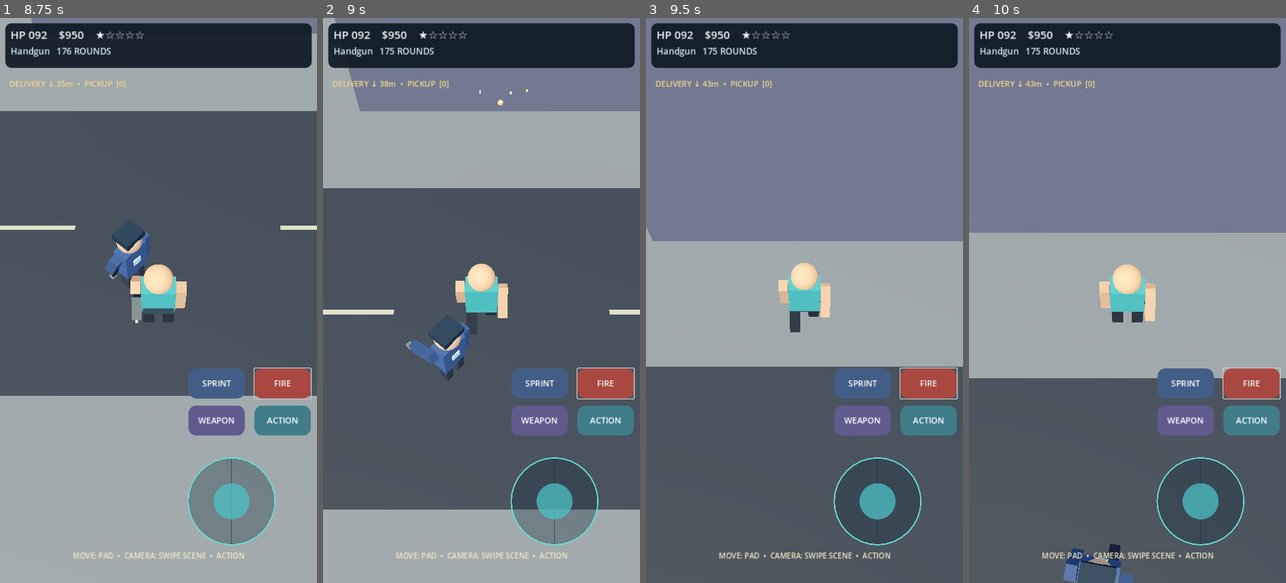
Above: before the commit, frames 1-4 (left to right).
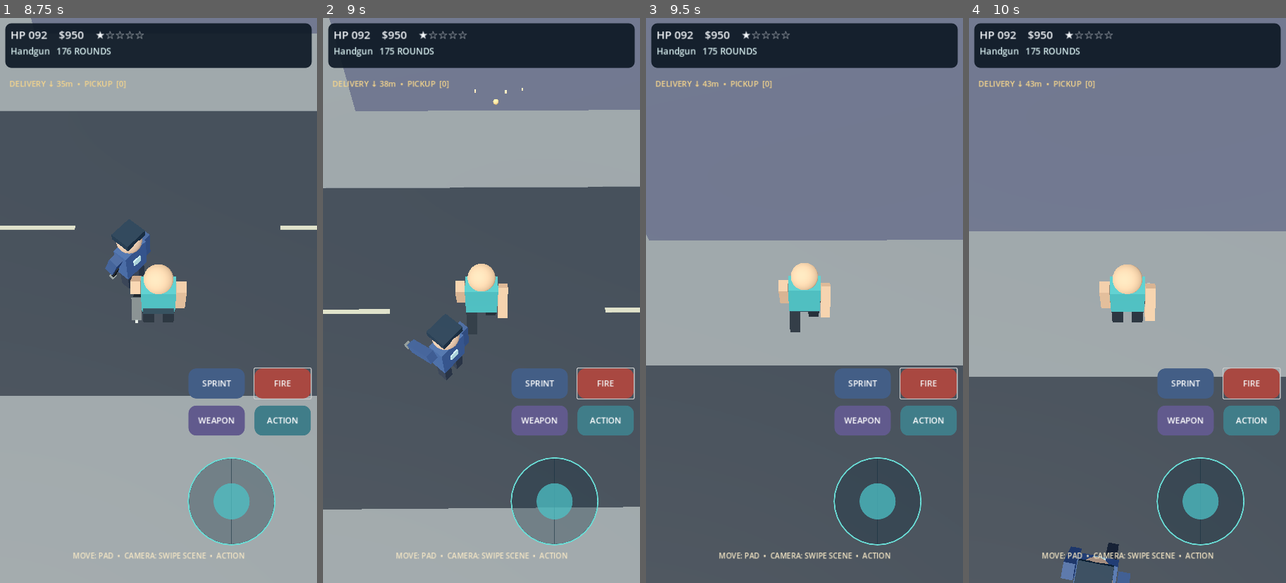
Above: after the commit, the same moments.

Repository: shejklgaia-png/Gt_a_like_game
Game: Godot game, scene res://scenes/main.tscn
Same seed, same stepped clock (60 frames per second), same inputs: the game is played once before the commit and once after it.
Inputs (mouse positions are in pixels of both pictures, inside the frame that each line leads up to):
- Up to frame 1 (8.75 s): click "FIRE" at 0.5 s; click "ACTION" at 1.25 s; click "SPRINT" at 2 s; tap Enter at 2.75 s; move the mouse to (142, 413) at 2.77 s; hold W 2.78-3.5 s; hold Shift 2.78-3.5 s; click (142, 413) at 2.92 s; tap Space at 3.02, 5.75, 7.52 s; drag from (253, 385) to (142, 413) at 3.52 s; click "SPRINT ON" at 4.25 s; click "WEAPON" at 5 s; move the mouse to (63, 215) at 5.77 s; hold A 5.78-6.5 s; tap F at 5.85 s; drag from (174, 300) to (63, 215) at 6.52 s; move the mouse to (110, 159) at 7.27 s; hold S 7.28-8 s; tap Tab at 7.35 s; drag from (228, 272) to (110, 159) at 8.02 s
- Up to frame 2 (9 s): tap Enter at 8.75 s; move the mouse to (418, 328) at 8.77 s; hold W from 8.78 s (still down); hold Shift from 8.78 s (still down); click (418, 328) at 8.92 s
- Up to frame 3 (9.5 s): keep holding W; keep holding Shift
- Up to frame 4 (10 s): release W at 9.5 s; release Shift at 9.5 s; drag from (1159, 176) to (1064, 328) at 9.52 s

Frame 1 is identical in both runs. In frame 2, 1.0% of the frame differs, in the area x 0-100%, y 0-87%; in frame 3, 0.4%; in frame 4, 0.7%.

Commit message:
Fix pedestrian route gridlocks and flush sidewalk collision for seamless entry

Diff:
--- a/scripts/hero.gd
+++ b/scripts/hero.gd
@@ -31,6 +31,8 @@
 
 
 func _ready() -> void:
+	collision_layer = 4
+	collision_mask = 11 # Static world (1), pedestrians (2), and vehicles (8).
 	var hitbox := CollisionShape3D.new()
 	hitbox.name = "CollisionShape3D"
 	var capsule := CapsuleShape3D.new()
